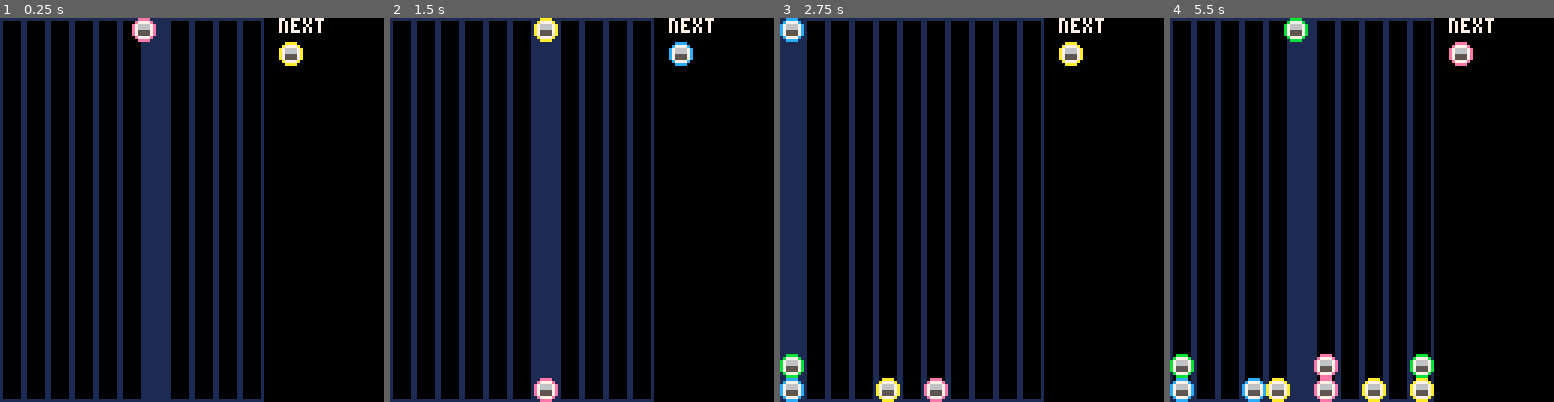
Above: before the commit, frames 1-4 (left to right).
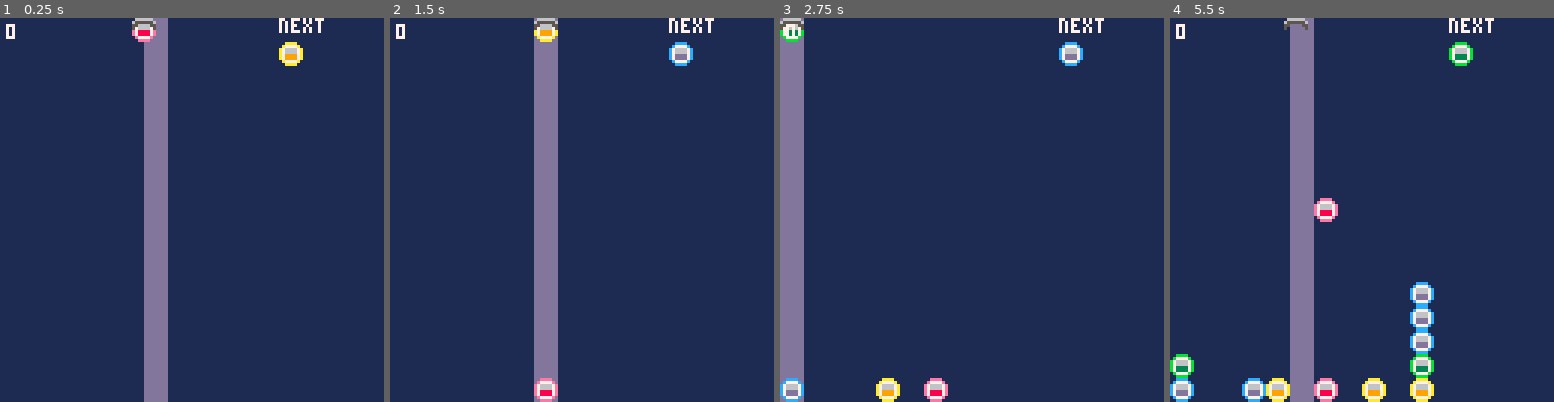
Above: after the commit, the same moments.

Repository: naufalazzmy/pico8miniproject
Game: PICO-8 cartridge shootstack.p8
The game is run twice, just before and just after one commit, with the same random seed, the same clock (stepped at 60 frames per second) and the same inputs.
Inputs:
- Up to frame 1 (0.25 s): no input
- Up to frame 2 (1.5 s): tap O (Z key) at 0.33, 0.7, 1.43 s; tap X (X key) at 1.07 s
- Up to frame 3 (2.75 s): hold Left 1.97-2.37 s; tap X (X key) at 2.07, 2.4, 2.73 s; tap O (Z key) at 2.22 s
- Up to frame 4 (5.5 s): hold Right 2.87-3.53 s; tap X (X key) every 0.33 s from 3.07 to 5.4 s; tap O (Z key) at 3.1, 3.98, 4.87 s; hold Right 4.13-4.53 s; hold Left from 5.13 s (still down)

The runs differ from the first frame. In frame 1, 83% of the frame differs, in the area x 0-100%, y 0-100%; in frame 2, 83%; in frame 3, 83%; in frame 4, 82%.

Commit message:
Update shootstack.p8

Diff:
--- a/shootstack.p8
+++ b/shootstack.p8
@@ -8,6 +8,15 @@
 	colcount=11
 	columns={}
 
+	combo=0
+	score=0
+
+	spawn_timer=0
+ spawn_interval=1000 -- seconds
+
+	shooting=nil
+	canshoot=true
+
 	--columns grid map
 	for i=1,colcount do
   local col={}
@@ -20,42 +29,53 @@
 
 	--player
 	shooter = {
-	  x = screen_w/2,
-	  y = 0,
-	  w = 8,
-	  h = 8,
-	  speed = 120,
-	  color = 7
+	  x=screen_w/2,
+	  y=0,
+	  w=8,
+	  h=8,
+	  speed=120,
+	  color=7,
+	  current=nil
 	}
 
-	balls={
-	 {typ=ball,sprite=1},
-  {typ=ball,sprite=2},
-  {typ=ball,sprite=3},
-  {typ=ball,sprite=4},
-	}
+	--generate ball prop
+	balls={}
+	for i=1,4 do
+	 local ball={
+	  typ="ball",
+	  ismatch=true,
+	  sprite=i,
+	  color=i,
+	  xpos=0,
+	  ypos=0
+	 }
+	 add(balls,ball)
+	end
 
  --generate balls
  nextballs={
   balls[flr(rnd(4)+1)]
  }
 
- nextball()
+ next_ball()
 
 end
 -->8
 --helper
 function clamp(v, a, b)
- if v < a then
+ if v<a then
   return a
  end
- if v > b then
+ if v>b then
   return b
  end
 
  return v
 end
 
+function max_height()
+ return screen_h/8-1
+end
 --get current shooter loc
 function shooter_col()
   local cx = shooter.x + shooter.w/2
@@ -65,27 +85,48 @@
   return col
 end
 
-function nextball()
+function next_ball()
  shooter.current=nextballs[1]
+ shooter.current.ypos=shooter.y
+ shooter.current.xpos=shooter.x
+
  del(nextballs,nextballs[1])
  add(nextballs, balls[flr(rnd(4)+1)])
 end
 
-function addstack(index,colr)
- local newstack={}
- newstack.color=colr
-
- add(columns[index].stacks,newstack)
- check_matches()
- nextball()
-
-
-end
+function spawn_all_columns_bottom()
+	for i=1,#columns do
+   local newstack = {}
+   newstack.color = flr(rnd(4)+1)
+   add(columns[i].stacks, newstack, 1)
+ end
+end
+
+function shoot(index,ball)
+ local targetpos=128-(cell*#columns[index].stacks)-cell
+ local spd=1
+
+	shooting = {
+  ball=ball,
+  index=index,
+  xpos=shooter.x,
+  ypos=shooter.y,
+  targetpos=targetpos,
+  spd=12
+ }
+end
+
 
 -->8
 --update
 function _update60()
   local dt = 1/60
+  spawn_timer+=1/60
+
+  if spawn_timer >= spawn_interval then
+   spawn_timer = 0
+   spawn_all_columns_bottom()
+  end
 
   local vx = 0
   if btn(⬅️) then
@@ -94,8 +135,18 @@
   if btn(➡️) then
    vx = vx + 1
   end
-
-  -- pergerakan
+  if shooting then
+   canshoot=false
+   shooting.ypos += shooting.spd
+   if shooting.ypos >= shooting.targetpos then
+    add(columns[shooting.index].stacks, shooting.ball)
+    shooting=nil
+    next_ball()
+    canshoot=true
+   end
+  end
+
+  -- shooter move
   shooter.x = shooter.x + vx * shooter.speed * dt
 
   -- batas layar
@@ -103,14 +154,16 @@
   local max_x = screen_w - shooter.w
   shooter.x = clamp(shooter.x, min_x, max_x)
 
-  -- snap ke grid
-  if btnp(❎) then
+  -- snap ke grid & shoot
+  if btnp(❎) and canshoot then
     local col = shooter_col()
-    -- letakkan center shooter di
     local target_cx = col * cell + (cell/2)
     shooter.x = clamp(target_cx - shooter.w/2, min_x, max_x)
-
-    addstack(col+1, shooter.current.sprite)
+    shoot(col+1,shooter.current)
+  end
+
+  if btnp(🅾️) then
+   process_matches()
   end
 
 
@@ -118,13 +171,20 @@
 -->8
 --draw
 function _draw()
- cls()
- draw_grid()
+ cls(1)
+ --draw_grid()
  draw_shotline()
  draw_shooter()
  draw_stacks()
  draw_nextball()
  debug_col()
+end
+
+function debug_col()
+ --local col=shooter_col()
+ print(combo,2,2,7)
+-- print(shooter.current.ypos,56,56)
+ --print(columns[1].stacks[1].color,7)
 end
 
 function draw_nextball()
@@ -138,7 +198,7 @@
 
 function draw_grid()
  for col in all(columns) do
-  rect(col.l, 0, col.r - 1, screen_h - 1, 1)
+  rect(col.l, 0, col.r - 1, screen_h - 1, 13)
  end
 end
 
@@ -146,7 +206,7 @@
  for col in all(columns) do
   local current=shooter_col()
   if col.index==current do
-   rectfill(col.l,0,col.r - 1,128,1)
+   rectfill(col.l,0,col.r - 1,128,13)
   end
  end
 end
@@ -154,116 +214,132 @@
 function draw_shooter()
  local sx = flr(shooter.x)
  local sy = flr(shooter.y)
- spr(shooter.current.sprite,sx,sy)
-end
-
-function debug_col()
--- local col=shooter_col()
--- print("col:"..col,2,2,7)
- --print(columns[1].stacks[1].color,7)
-end
-
+
+	if shooting then
+  spr(shooting.ball.sprite, shooting.xpos, shooting.ypos)
+ else
+  spr(shooter.current.sprite,sx,sy)
+ end
+ spr(16,sx,sy)
+end
+
+--draw balls in stack
 function draw_stacks()
  for col in all(columns) do
   if #col.stacks>0 then
 	  local bottom=128-cell
-	  for stack in all(col.stacks) do
-	   if stack~=nil then
-     spr(stack.color,col.l,bottom)
+
+	  for ball in all(col.stacks) do
+	   if ball~=nil then
+     spr(ball.sprite,col.l,bottom)
 	    bottom-=cell
 	   end
 	  end
+
 	 end
  end
 end
 -->8
---check matches
--- multiple combo
-function check_matches()
-	local to_remove = {}
-
-	-- scan seluruh grid untuk match 3+
-	for x=1,colcount do
-	 for y=1,#columns[x].stacks do
-	  local color = columns[x].stacks[y].color
-	  if color then
-	   -- arah: (dx, dy)
-	  	local dirs = {
-      {1, 0},  -- horizontal kanan
-      {0, 1},  -- vertikal atas
-      {1, 1},  -- diagonal kanan atas
-      {1, -1}, -- diagonal kanan bawah
-	    }
-	    for dir in all(dirs) do
-	     local count = 1
-	     local matches = { {x,y} }
-
-     	-- cek ke arah positif
-	     local nx, ny = x + dir[1], y + dir[2]
-	     while inside_grid(nx, ny) and same_color(nx, ny, color) do
-	      count += 1
-	      add(matches, {nx, ny})
-	      nx += dir[1]
-	      ny += dir[2]
-	     end
-
-	     -- cek ke arah negatif
-	     nx, ny = x - dir[1], y - dir[2]
-	     while inside_grid(nx, ny) and same_color(nx, ny, color) do
-       count += 1
-       add(matches, {nx, ny})
-       nx -= dir[1]
-       ny -= dir[2]
-	     end
-
-     -- tandai untuk dihapus
-		    if count >= 3 then
-		     for m in all(matches) do
-		         to_remove[m[1].."_"..m[2]] = true
-		     end
-	     end
-
+--match checker
+function find_matches()
+ local to_remove = {}
+
+ -- buat table kosong untuk tanda
+	for c=1,#columns do
+	 to_remove[c] = {}
+	 for r=1,#columns[c].stacks do
+	  to_remove[c][r] = false
+	 end
+ end
+
+ -- cek horizontal
+ for r=1,max_height() do
+  local count = 1
+  for c=2,#columns+1 do
+   local prev = columns[c-1].stacks[r]
+   local curr = columns[c] and columns[c].stacks[r] or nil
+
+   if curr and prev and curr.color == prev.color then
+    count = count + 1
+   else
+    if count >= 3 then
+
+     for k=c-count, c-1 do
+      to_remove[k][r] = true
+     end
+
+    end
+    count = 1
+   end
+  end
+ end
+
+ -- cek vertical
+ for c=1,#columns do
+  local count = 1
+  for r=2,#columns[c].stacks+1 do
+   local prev = columns[c].stacks[r-1]
+   local curr = columns[c].stacks[r]
+   if curr and prev and curr.color == prev.color then
+    count = count + 1
+   else
+	   if count >= 3 then
+	    for k=r-count, r-1 do
+	     to_remove[c][k] = true
+	    end
 	   end
-	  end
-	 end
-	end
-
-	-- hapus yang ditandai
-	if next(to_remove) then
-	    for x=1,colcount do
-	        local newstack = {}
-	        for y=1,#columns[x].stacks do
-	            if not to_remove[x.."_"..y] then
-	                add(newstack, columns[x].stacks[y])
-	            end
-	        end
-	        columns[x].stacks = newstack
-	    end
-	end
-end
-
---cek posisi dalam grid
-function inside_grid(x, y)
- return x >= 1 and x <= colcount and y >= 1 and y <= #columns[x].stacks
-end
-
---cek warna sama
-function same_color(x, y, color)
- return columns[x].stacks[y] and columns[x].stacks[y].color == color
+   count = 1
+   end
+  end
+ end
+
+ return to_remove
+end
+
+function remove_and_gravity(to_remove)
+ combo+=1
+ for c=1,#columns do
+  local newstack = {}
+  for r=1,#columns[c].stacks do
+   if not to_remove[c][r] then
+    add(newstack, columns[c].stacks[r])
+   end
+  end
+  columns[c].stacks = newstack
+  end
+end
+
+-- init this to precess
+function process_matches()
+ while true do
+  local matches = find_matches()
+  local has_match = false
+  for c=1,#matches do
+   for r=1,#matches[c] do
+    if matches[c][r] then
+     has_match = true
+     break
+    end
+   end
+   if has_match then break end
+   end
+   if not has_match then break end
+    remove_and_gravity(matches)
+  end
 end
 __gfx__
-0000000000eeee0000cccc0000bbbb0000aaaa000000000000000000000000000000000000000000000000000000000000000000000000000000000000000000
-000000000e7777e00c7777c00b7777b00a7777a00000000000000000000000000000000000000000000000000000000000000000000000000000000000000000
-00700700e766667ec766667cb766667ba766667a0000000000000000000000000000000000000000000000000000000000000000000000000000000000000000
-00077000e766667ec766667cb766667ba766667a0000000000000000000000000000000000000000000000000000000000000000000000000000000000000000
-00077000e755557ec755557cb755557ba755557a0000000000000000000000000000000000000000000000000000000000000000000000000000000000000000
-00700700e755557ec755557cb755557ba755557a0000000000000000000000000000000000000000000000000000000000000000000000000000000000000000
-000000000e7777e00c7777c00b7777b00a7777a00000000000000000000000000000000000000000000000000000000000000000000000000000000000000000
-0000000000eeee0000cccc0000bbbb0000aaaa000000000000000000000000000000000000000000000000000000000000000000000000000000000000000000
-00000000000000000000000000000000000000000000000000000000000000000000000000000000000000000000000000000000000000000000000000000000
-00000000000000000000000000000000000000000000000000000000000000000000000000000000000000000000000000000000000000000000000000000000
-00000000000000000000000000000000000000000000000000000000000000000000000000000000000000000000000000000000000000000000000000000000
-00000000000000000000000000000000000000000000000000000000000000000000000000000000000000000000000000000000000000000000000000000000
+0077770000eeee0000cccc0000bbbb0000aaaa000000000000000000000000000000000000000000000000000000000000000000000000000000000000000000
+077777700e7777e00c7777c00b7777b00a7777a00000000000000000000000000000000000000000000000000000000000000000000000000000000000000000
+77666677e766667ec766667cb766667ba766667a0000000000000000000000000000000000000000000000000000000000000000000000000000000000000000
+77666677e766667ec766667cb766667ba766667a0000000000000000000000000000000000000000000000000000000000000000000000000000000000000000
+77555577e788887ec7dddd7cb733337ba799997a0000000000000000000000000000000000000000000000000000000000000000000000000000000000000000
+77555577e788887ec7dddd7cb733337ba799997a0000000000000000000000000000000000000000000000000000000000000000000000000000000000000000
+077777700e7777e00c7777c00b7777b00a7777a00000000000000000000000000000000000000000000000000000000000000000000000000000000000000000
+0077770000eeee0000cccc0000bbbb0000aaaa000000000000000000000000000000000000000000000000000000000000000000000000000000000000000000
+06666660000000000000000000000000000000000000000000000000000000000000000000000000000000000000000000000000000000000000000000000000
+65555556000000000000000000000000000000000000000000000000000000000000000000000000000000000000000000000000000000000000000000000000
+55000055000000000000000000000000000000000000000000000000000000000000000000000000000000000000000000000000000000000000000000000000
+50000005000000000000000000000000000000000000000000000000000000000000000000000000000000000000000000000000000000000000000000000000
 00000000000000000000000000000000000000000000000000000000000000000000000000000000000000000000000000000000000000000000000000000000
 00000000000000000000000000000000000000000000000000000000000000000000000000000000000000000000000000000000000000000000000000000000
 00000000000000000000000000000000000000000000000000000000000000000000000000000000000000000000000000000000000000000000000000000000
